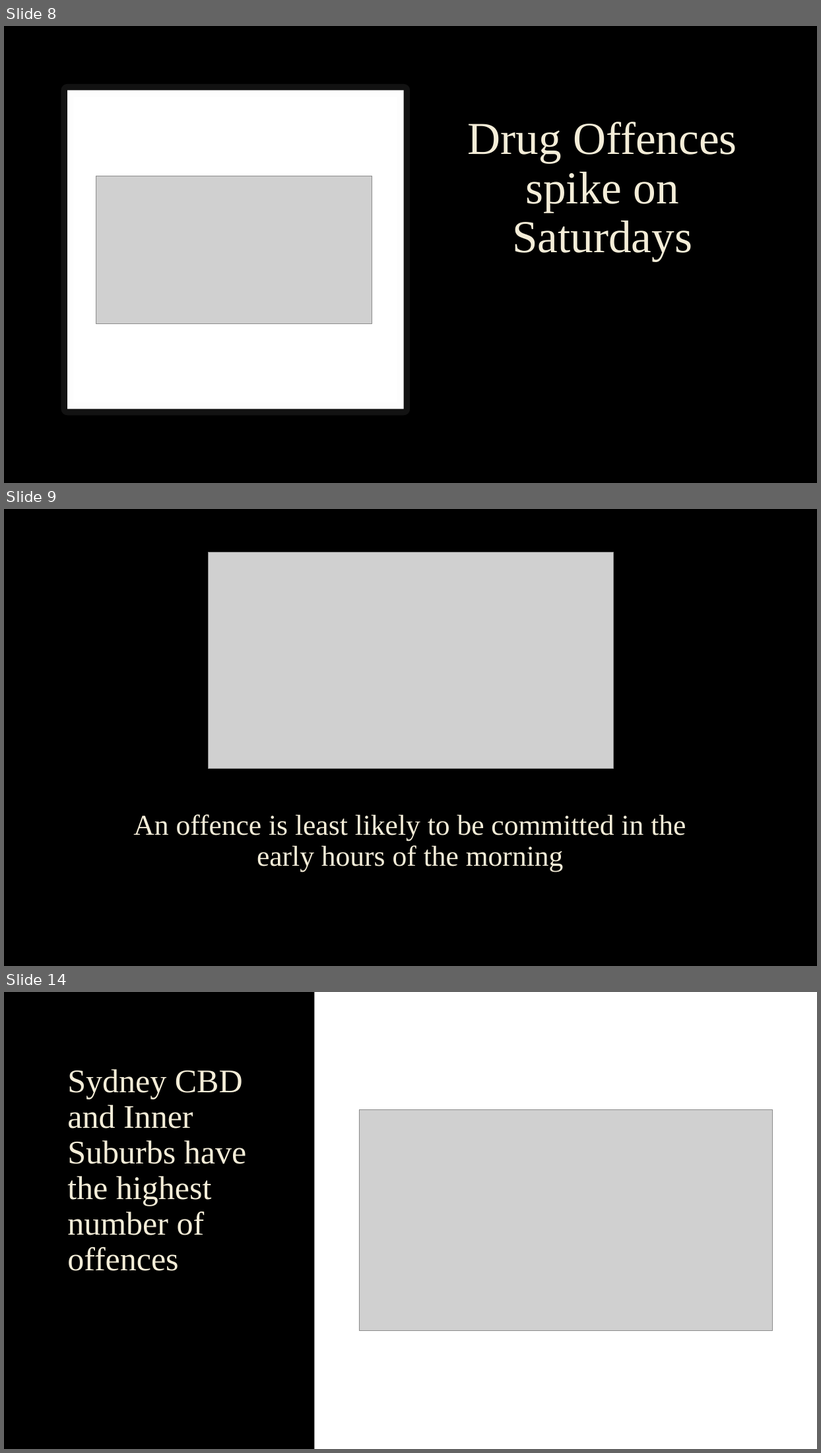
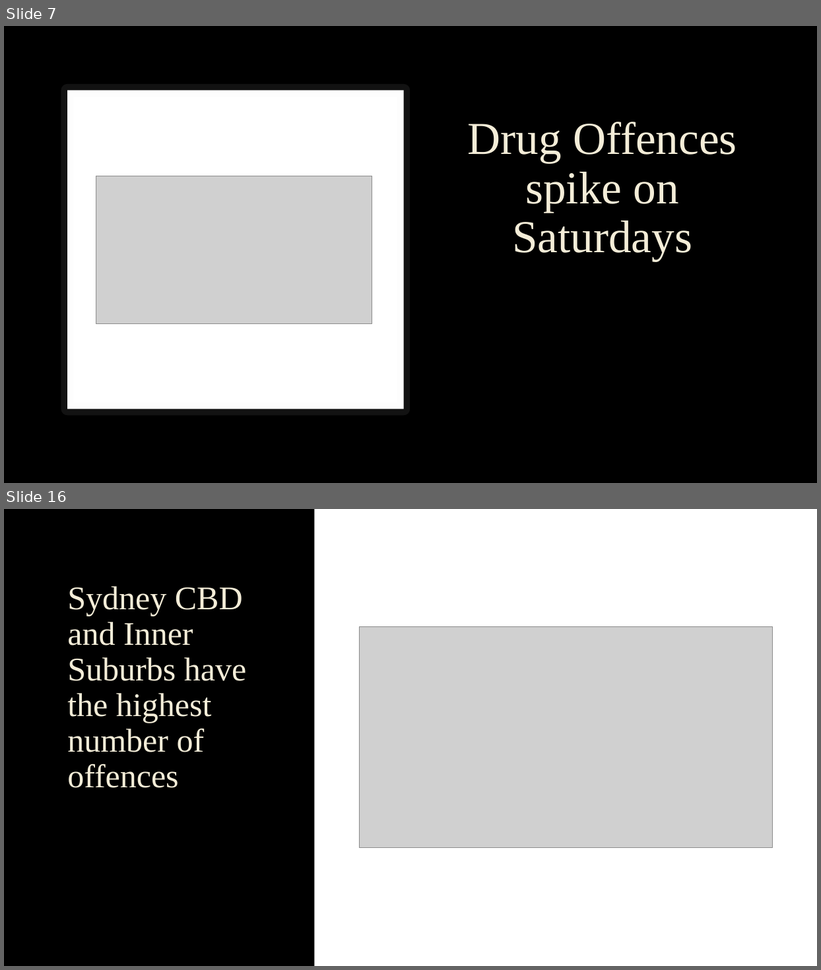
Before and after one commit to sebgiunta/IOD_Mini_Project_1_crimedata, a slide deck: iod_mini_project_crime_data.pptx. Shown one above the other, each under a label of ours: slides 8, 9 and 14 before the commit, slides 7 and 16 after it; the slides between them are not shown. The pictures are 821x1453 and 821x970 pixels, drawn with LibreOffice and Linux fonts; fonts in the diff are those of the drawing; grey boxes stand for pictures; background and template pictures are left out. Boxes give left, top, right and bottom in pixels: in the first picture for what was removed or moved away, otherwise in the second. Text is boxed around its words. In the diff, an @@ line names an element or a change of style, - is before the commit and + after.

```diff
--- a/iod_mini_project_crime_data.pptx
+++ b/iod_mini_project_crime_data.pptx
@@ slide 9 removed at (4,509,817,966), background picture (left out) @@
@@ picture removed at (209,552,613,768) @@
@@ title removed at (133,815,686,871) @@
-An offence is least likely to be committed in the early hours of the morning
@@ what was slide 8 is now slide 7 @@
@@ what was slide 14 is now slide 16 @@
```
Also in this commit, not shown: 8 slides changed, 4 slides added, 1 other file.
